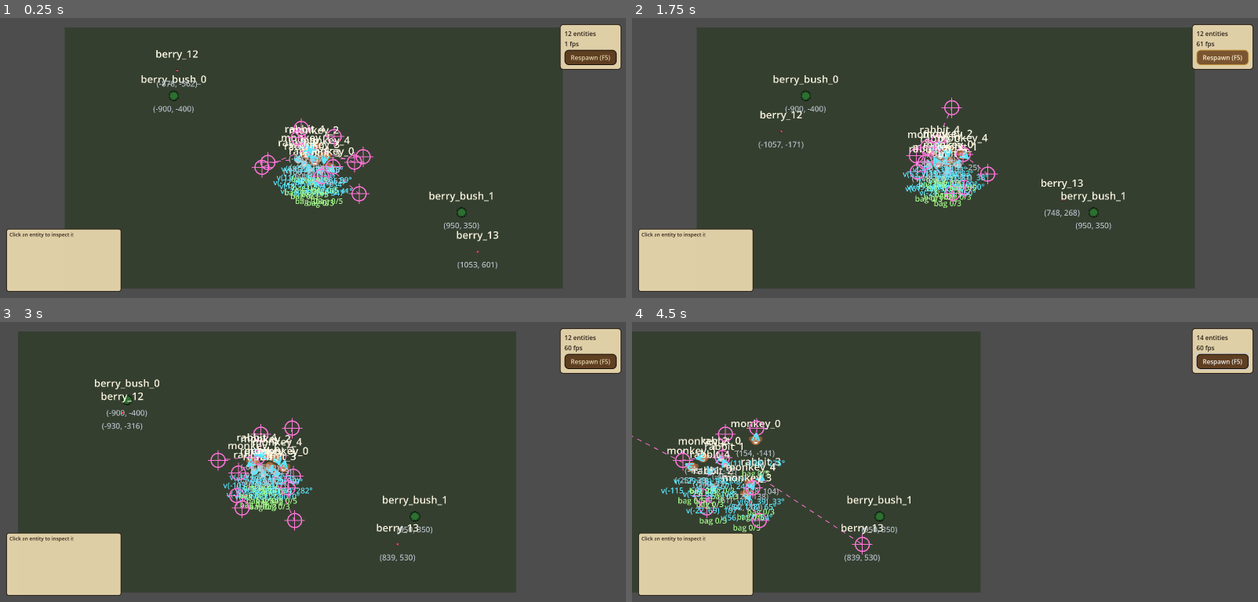
Above: before the commit, frames 1-4 (two rows, left to right).
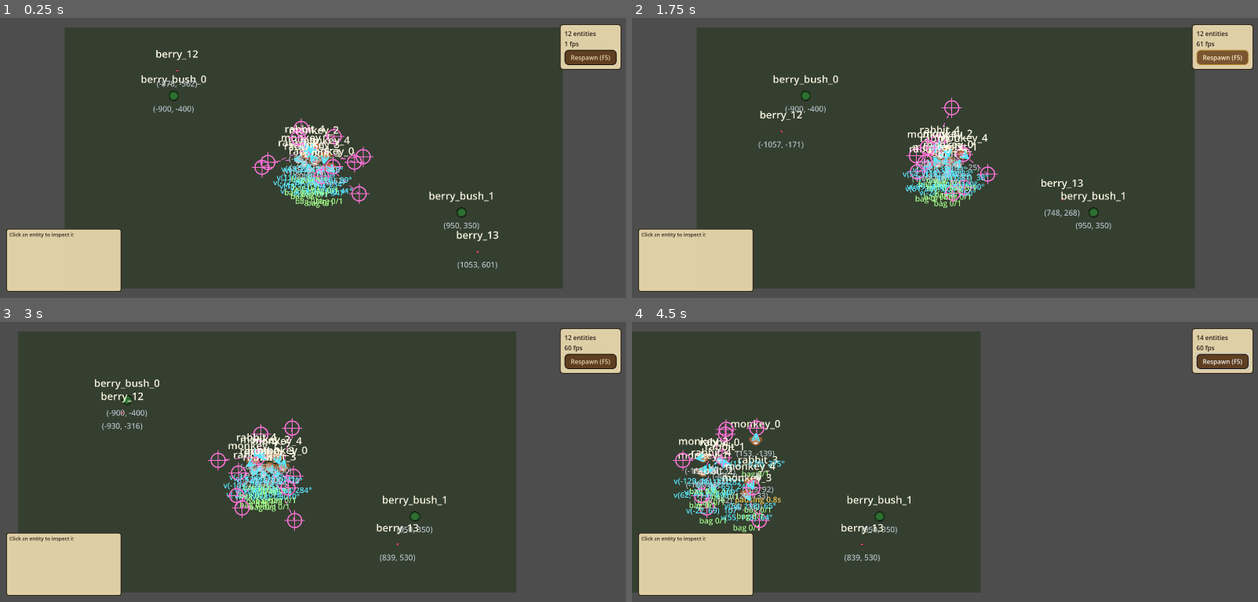
Above: after the commit, the same moments.

Repository: hafizosina/compilationpack
Game: Godot game, scene res://9. EcsSystem/main.tscn
Two runs of this game, one before a commit and one after it. Both use one fixed random seed, a clock stepped at 60 frames per second and the inputs below.
Inputs (mouse positions are in pixels of both pictures, inside the frame that each line leads up to):
- Up to frame 1 (0.25 s): no input
- Up to frame 2 (1.75 s): click "Respawn (F5)" at 0.5 s; click "Respawn (F5)" at 1.25 s
- Up to frame 3 (3 s): click "Respawn (F5)" at 2 s; tap Enter at 2.75 s; move the mouse to (450, 448) at 2.77 s; hold Right (ui_right) from 2.78 s (still down); hold Shift (sprint) from 2.78 s (still down); click (450, 448) at 2.92 s
- Up to frame 4 (4.5 s): release Right (ui_right) at 3.5 s; release Shift (sprint) at 3.5 s; drag from (819, 476) to (644, 400) at 3.52 s; move the mouse to (1007, 400) at 4.27 s; hold Right (ui_right) from 4.28 s (still down); hold Shift (sprint) from 4.28 s (still down)

The runs differ from the first frame. In frame 1, less than 0.1% of the frame differs, in the area x 49-55%, y 56-68%; in frame 2, 0.4%; in frame 3, 1.4%; in frame 4, 2.6%, in the area x 0-39%, y 34-84%.

Commit message:
feat(ecs): sensing and reach as physics areas, not distance arithmetic
EcsSensorComponent (what it can see) and EcsActionComponent (what it can
touch) each declare an area under the entity's container, and EcsSensorSystem
writes what they overlap into sensor.perceived / action.reached. EcsForageSystem
only chases a berry it perceives and EcsPickupSystem only takes one its action
area touches; both read ids off components and never touch a node.

Layer policy is declared on the component — NODE_LAYER beside NODE_KIND for
what others can detect of it, NODE_MASK for what it looks for — and the manager
derives monitoring/monitorable from those. Only EcsShapeComponent claims a
layer, so sensors are never reported to each other, and a new area kind is a
component with three constants and no edit to EcsEntityManager.

The overlap list is a cull, not a verdict: it is one tick stale, so pickup
confirms reach against the components before acting.

Co-Authored-By: Claude Opus 5 <noreply@anthropic.com>
Claude-Session: https://claude.ai/code/session_018srcESHPRjmyahnuik9gF1

Diff:
--- /dev/null
+++ b/9. EcsSystem/components/ecs_action_component.gd
@@ -0,0 +1,35 @@
+class_name EcsActionComponent
+extends EcsComponent
+
+## Arm's length — how close a thing must be before the entity can act on it,
+## and what is currently in reach.
+##
+## Deliberately a second, smaller area rather than a number compared against the
+## sensor's list. Reach is a different question from sight and answering it with
+## the same broadphase keeps both answers in the same units: "is it touching me"
+## is a real overlap of two real circles, not a distance threshold that has to
+## be kept in step with the radii by hand.
+##
+## Make it larger than the entity's own EcsShapeComponent radius. If it is
+## smaller, an entity can be blocked by the very thing it is trying to reach —
+## the bodies touch and stop it before its reach ever does.
+
+## Declares that an entity carrying this component needs an action area.
+## EcsEntityManager builds it bare at spawn; EcsSensorSystem writes the radius
+## into it each tick, because a radius is a value and values are updates.
+const NODE_KIND: StringName = EcsConst.NODE_ACTION
+## Invisible to everything, like the sensor: reach is something you have, not
+## something others can detect about you.
+const NODE_LAYER: int = EcsConst.LAYER_NONE
+## It looks for bodies, and only bodies.
+const NODE_MASK: int = EcsConst.LAYER_BODY
+
+## Reach radius in pixels, from the entity's position.
+@export var radius: float = 34.0
+
+## Entity ids whose *body* overlaps that reach as of the last tick, written by
+## EcsSensorSystem and by nothing else. Never contains the entity itself.
+var reached: Array[int] = []
+
+func key() -> StringName:
+	return &"action"
--- /dev/null
+++ b/9. EcsSystem/components/ecs_sensor_component.gd
@@ -0,0 +1,42 @@
+class_name EcsSensorComponent
+extends EcsComponent
+
+## How far the entity can see, and what it currently sees.
+##
+## `radius` is authored and `perceived` is runtime state, the same shape as
+## EcsSpawnerComponent's `interval` / `cooldown`. The plan's step 5 described a
+## separate `Perceived{ids}` component; folding it in here halves the component
+## count for one capability and matches how every other stateful component in
+## the module is already written. Split them if a second system ever needs to
+## write the list.
+##
+## Perception is **not** a distance loop. The declared area below is handed to
+## Godot's broadphase, which buckets the world spatially in C++ and reports back
+## only the handful actually overlapping. A prey therefore perceives in
+## O(neighbours) and never walks the world — which is the whole reason this is
+## an area and not the `for every entity, measure` the forage system used to do.
+
+## Declares that an entity carrying this component needs an sensor area.
+## EcsEntityManager builds it bare at spawn; EcsSensorSystem writes the radius
+## into it each tick, because a radius is a value and values are updates.
+const NODE_KIND: StringName = EcsConst.NODE_SENSOR
+## Carries no layer, so nothing ever detects a sensor — not even another
+## sensor. That is what keeps perception O(neighbours): a sensor is reported the
+## handful of bodies it covers, never the other 499 sensors.
+const NODE_LAYER: int = EcsConst.LAYER_NONE
+## It looks for bodies, and only bodies.
+const NODE_MASK: int = EcsConst.LAYER_BODY
+
+## Sight radius in pixels, from the entity's position.
+@export var radius: float = 260.0
+
+## Entity ids inside that radius as of the last tick, written by EcsSensorSystem
+## and by nothing else. Never contains the entity itself.
+##
+## One tick stale by construction: the physics server resolves overlaps on its
+## own schedule, so this is what was true at the end of the previous step. At
+## walking speed that is a couple of pixels of lag and no behaviour notices.
+var perceived: Array[int] = []
+
+func key() -> StringName:
+	return &"sensor"
--- a/9. EcsSystem/defs/blueprints/monkey.tres
+++ b/9. EcsSystem/defs/blueprints/monkey.tres
@@ -2,11 +2,13 @@
 
 [ext_resource type="Script" uid="uid://cc5jtxa1fcpu8" path="res://9. EcsSystem/ecs/ecs_component.gd" id="base"]
 [ext_resource type="Script" uid="uid://2viguy8kg1qx" path="res://9. EcsSystem/defs/ecs_entity_def.gd" id="def"]
+[ext_resource type="Script" uid="uid://dyejv2wq5luep" path="res://9. EcsSystem/components/ecs_action_component.gd" id="s_action"]
+[ext_resource type="Script" uid="uid://k3ktug7ek8s8" path="res://9. EcsSystem/components/ecs_inventory_component.gd" id="s_bag"]
+[ext_resource type="Script" uid="uid://d4puc66j4jby" path="res://9. EcsSystem/components/ecs_low_brain_component.gd" id="s_brain"]
 [ext_resource type="Script" uid="uid://c62j1k5pdptjl" path="res://9. EcsSystem/components/ecs_movement_component.gd" id="s_movement"]
+[ext_resource type="Script" uid="uid://dlx8sqm54mp4u" path="res://9. EcsSystem/components/ecs_sensor_component.gd" id="s_sensor"]
 [ext_resource type="Script" uid="uid://dyef4lkp0cmoq" path="res://9. EcsSystem/components/ecs_shape_component.gd" id="s_shape"]
 [ext_resource type="Script" uid="uid://crlgsdgqgc3wp" path="res://9. EcsSystem/components/ecs_sprite_component.gd" id="s_sprite"]
-[ext_resource type="Script" uid="uid://d4puc66j4jby" path="res://9. EcsSystem/components/ecs_low_brain_component.gd" id="s_brain"]
-[ext_resource type="Script" uid="uid://k3ktug7ek8s8" path="res://9. EcsSystem/components/ecs_inventory_component.gd" id="s_bag"]
 [ext_resource type="Texture2D" uid="uid://dbllxupj5653t" path="res://Global/Asset/Animal/monkey.png" id="tex_monkey"]
 
 [sub_resource type="Resource" id="c_shape"]
@@ -29,10 +31,17 @@
 
 [sub_resource type="Resource" id="c_bag"]
 script = ExtResource("s_bag")
-capacity = 5
+
+[sub_resource type="Resource" id="c_sensor"]
+script = ExtResource("s_sensor")
+radius = 420.0
+
+[sub_resource type="Resource" id="c_action"]
+script = ExtResource("s_action")
+radius = 50.0
 
 [resource]
 script = ExtResource("def")
 id = &"monkey"
 display_name = "Monkey"
-components = Array[ExtResource("base")]([SubResource("c_shape"), SubResource("c_sprite"), SubResource("c_movement"), SubResource("c_brain"), SubResource("c_bag")])
+components = Array[ExtResource("base")]([SubResource("c_shape"), SubResource("c_sprite"), SubResource("c_movement"), SubResource("c_brain"), SubResource("c_bag"), SubResource("c_sensor"), SubResource("c_action")])
--- a/9. EcsSystem/defs/blueprints/rabbit.tres
+++ b/9. EcsSystem/defs/blueprints/rabbit.tres
@@ -2,11 +2,13 @@
 
 [ext_resource type="Script" uid="uid://cc5jtxa1fcpu8" path="res://9. EcsSystem/ecs/ecs_component.gd" id="base"]
 [ext_resource type="Script" uid="uid://2viguy8kg1qx" path="res://9. EcsSystem/defs/ecs_entity_def.gd" id="def"]
+[ext_resource type="Script" uid="uid://dyejv2wq5luep" path="res://9. EcsSystem/components/ecs_action_component.gd" id="s_action"]
+[ext_resource type="Script" uid="uid://k3ktug7ek8s8" path="res://9. EcsSystem/components/ecs_inventory_component.gd" id="s_bag"]
+[ext_resource type="Script" uid="uid://d4puc66j4jby" path="res://9. EcsSystem/components/ecs_low_brain_component.gd" id="s_brain"]
 [ext_resource type="Script" uid="uid://c62j1k5pdptjl" path="res://9. EcsSystem/components/ecs_movement_component.gd" id="s_movement"]
+[ext_resource type="Script" uid="uid://dlx8sqm54mp4u" path="res://9. EcsSystem/components/ecs_sensor_component.gd" id="s_sensor"]
 [ext_resource type="Script" uid="uid://dyef4lkp0cmoq" path="res://9. EcsSystem/components/ecs_shape_component.gd" id="s_shape"]
 [ext_resource type="Script" uid="uid://crlgsdgqgc3wp" path="res://9. EcsSystem/components/ecs_sprite_component.gd" id="s_sprite"]
-[ext_resource type="Script" uid="uid://d4puc66j4jby" path="res://9. EcsSystem/components/ecs_low_brain_component.gd" id="s_brain"]
-[ext_resource type="Script" uid="uid://k3ktug7ek8s8" path="res://9. EcsSystem/components/ecs_inventory_component.gd" id="s_bag"]
 [ext_resource type="Texture2D" uid="uid://dnk7drhg2i8xh" path="res://Global/Asset/Animal/rabbit.png" id="tex_rabbit"]
 
 [sub_resource type="Resource" id="c_shape"]
@@ -31,10 +33,16 @@
 
 [sub_resource type="Resource" id="c_bag"]
 script = ExtResource("s_bag")
-capacity = 3
+
+[sub_resource type="Resource" id="c_sensor"]
+script = ExtResource("s_sensor")
+radius = 280.0
+
+[sub_resource type="Resource" id="c_action"]
+script = ExtResource("s_action")
 
 [resource]
 script = ExtResource("def")
 id = &"rabbit"
 display_name = "Rabbit"
-components = Array[ExtResource("base")]([SubResource("c_shape"), SubResource("c_sprite"), SubResource("c_movement"), SubResource("c_brain"), SubResource("c_bag")])
+components = Array[ExtResource("base")]([SubResource("c_shape"), SubResource("c_sprite"), SubResource("c_movement"), SubResource("c_brain"), SubResource("c_bag"), SubResource("c_sensor"), SubResource("c_action")])
--- a/9. EcsSystem/main.gd
+++ b/9. EcsSystem/main.gd
@@ -146,6 +146,7 @@
 	_scheduler \
 		.add(EcsLifecycleSystem.new(_manager, catalog)) \
 		.add(EcsSpawnerSystem.new()) \
+		.add(EcsSensorSystem.new(_manager)) \
 		.add(EcsForageSystem.new()) \
 		.add(EcsLowBrainSystem.new()) \
 		.add(EcsMovementSystem.new()) \
--- a/9. EcsSystem/systems/ecs_forage_system.gd
+++ b/9. EcsSystem/systems/ecs_forage_system.gd
@@ -10,23 +10,28 @@
 ## refusal, and anything it declines falls through to aimless wandering. No
 ## state machine, no priority field, no brain arbitrating between the two.
 ##
+## **It only chases what the entity can see.** The candidates are the ids in its
+## own EcsSensorComponent.perceived — what its sensor area overlapped last tick
+## — so a berry across the map does not exist as far as this system is
+## concerned. Carrying a sensor is the whole of "this entity can find food": an
+## entity without one never forages and needs no flag saying so.
+##
+## That also retired the O(foragers x berries) scan this used to do. The
+## broadphase culls to a handful of neighbours in C++ and the ranking below
+## sorts those few, so the loop no longer grows with the size of the world.
+##
 ## An entity whose inventory is full is simply skipped, so it goes back to
 ## wandering on its own.
 ##
 ## It writes the same `destination` field the low brain writes, so everything
-## downstream — movement, collision, render — is unaware that foraging exists.
+## downstream — movement, collision, node_sync — is unaware that foraging exists.
 
 func label() -> StringName:
 	return &"forage"
 
 func run(world: EcsWorld, _delta: float) -> void:
-	# Loose berries only: a carried one has no EcsPositionComponent, so it drops
-	# out of this query with nothing asked to hide it.
-	var loose := world.query([EcsPositionComponent, EcsPickableComponent])
-	if loose.is_empty():
-		return
-
-	for id in world.query([EcsPositionComponent, EcsMovementComponent, EcsInventoryComponent]):
+	for id in world.query([EcsPositionComponent, EcsMovementComponent,
+			EcsInventoryComponent, EcsSensorComponent]):
 		var move := world.get_component(id, EcsMovementComponent) as EcsMovementComponent
 		if move.has_destination:
 			continue
@@ -34,17 +39,25 @@
 		if bag.items.size() >= bag.capacity:
 			continue
 
+		var sensor := world.get_component(id, EcsSensorComponent) as EcsSensorComponent
+		if sensor.perceived.is_empty():
+			continue
+
 		var here := (world.get_component(id, EcsPositionComponent) as EcsPositionComponent).position
-		# Nearest wins. O(foragers x berries) — 10 x 24 here. A search radius or
-		# a spatial index goes in this loop and nowhere else.
+		# Nearest of what it can see wins. The list is already culled to
+		# neighbours by the broadphase, so this ranks three or four things.
 		var best := EcsWorld.NO_ENTITY
 		var best_distance := INF
-		for berry in loose:
-			var there := (world.get_component(berry, EcsPositionComponent) as EcsPositionComponent).position
+		for seen in sensor.perceived:
+			# A berry someone else took this tick has lost its position and is
+			# no longer anywhere to walk to.
+			if not world.has(seen, EcsPickableComponent) or not world.has(seen, EcsPositionComponent):
+				continue
+			var there := (world.get_component(seen, EcsPositionComponent) as EcsPositionComponent).position
 			var distance := here.distance_squared_to(there)
 			if distance < best_distance:
 				best_distance = distance
-				best = berry
+				best = seen
 		if best == EcsWorld.NO_ENTITY:
 			continue
 
--- a/9. EcsSystem/systems/ecs_pickup_system.gd
+++ b/9. EcsSystem/systems/ecs_pickup_system.gd
@@ -8,39 +8,62 @@
 ## there, and this never learns why anyone came.
 ##
 ## Picking up is **removing `EcsPositionComponent`**. That one line is the whole
-## of leaving the world: the render system's query stops matching so the view is
-## freed, the forage query stops matching so nobody walks toward it, and the
-## spawner stops counting it against its litter cap. Nothing was told to hide
-## anything, and there is no `is_carried` flag to keep in step.
+## of leaving the world: EcsNodeSyncSystem's query stops matching so the sprite
+## stops being drawn, the forage query stops matching so nobody walks toward it,
+## and the spawner stops counting it against its litter cap. Nothing was told to
+## hide anything, and there is no `is_carried` flag to keep in step.
 ##
-## Reach is the picker's own body radius — you take what you are standing on.
-## An entity with no EcsShapeComponent has no reach and cannot pick anything up.
+## The node itself survives. EcsEntityManager frees nodes only when an entity
+## dies, and a berry in a bag is not dead — it is alive and not anywhere. Those
+## used to be the same event, because the old render system freed the view the
+## tick its query stopped matching. Separating them is what lets the berry be
+## put back down again.
+##
+## **Reach is a real overlap**, not a distance: the ids in the picker's own
+## EcsActionComponent.reached are the ones whose body is touching its action
+## area as of last tick. An entity with no EcsActionComponent has no reach and
+## cannot pick anything up, with no flag saying so.
+##
+## Make the action radius larger than the entity's own body radius, or it can be
+## blocked by the very thing it is reaching for — the two bodies touch and soft
+## collision stops it before its reach ever arrives.
+##
+## **The overlap list culls; the arithmetic below decides.** `reached` is what
+## the physics server saw at the end of the last step, so it can name something
+## that has since moved — a berry taken and dropped somewhere else is the case
+## that caught this — and acting on the list alone would take an item 400 px
+## away. So the list narrows the world to a handful of neighbours in C++, and
+## one distance check per neighbour confirms it against the components, which
+## are the only truth. That is the division of labour the areas were adopted
+## for: the cull is what must not be O(n), not the confirmation of three items.
 
 func label() -> StringName:
 	return &"pickup"
 
 func run(world: EcsWorld, _delta: float) -> void:
-	var loose := world.query([EcsPositionComponent, EcsPickableComponent])
-	if loose.is_empty():
-		return
-
-	for id in world.query([EcsPositionComponent, EcsInventoryComponent, EcsShapeComponent]):
+	for id in world.query([EcsPositionComponent, EcsInventoryComponent, EcsActionComponent]):
 		var bag := world.get_component(id, EcsInventoryComponent) as EcsInventoryComponent
 		if bag.items.size() >= bag.capacity:
 			continue
+		var action := world.get_component(id, EcsActionComponent) as EcsActionComponent
+
 		var here := (world.get_component(id, EcsPositionComponent) as EcsPositionComponent).position
-		var reach := (world.get_component(id, EcsShapeComponent) as EcsShapeComponent).radius
 
-		for berry in loose:
-			# `loose` is a snapshot, so something earlier in this same loop may
-			# already have taken this one.
-			if not world.has(berry, EcsPositionComponent):
+		for touched in action.reached:
+			if not world.has(touched, EcsPickableComponent):
 				continue
-			var there := (world.get_component(berry, EcsPositionComponent) as EcsPositionComponent).position
-			if here.distance_to(there) > reach:
+			# Something earlier in this same loop may already have taken it.
+			if not world.has(touched, EcsPositionComponent):
+				continue
+			var there := (world.get_component(touched, EcsPositionComponent) as EcsPositionComponent).position
+			var body := world.get_component(touched, EcsShapeComponent) as EcsShapeComponent
+			# Touching means the two circles meet: reach plus the item's own
+			# body. Something with no body is a point.
+			var touching := action.radius + (body.radius if body != null else 0.0)
+			if here.distance_to(there) > touching:
 				continue
 
-			bag.items.append(berry)
-			world.remove(berry, EcsPositionComponent)
+			bag.items.append(touched)
+			world.remove(touched, EcsPositionComponent)
 			if bag.items.size() >= bag.capacity:
 				break
--- /dev/null
+++ b/9. EcsSystem/systems/ecs_sensor_system.gd
@@ -0,0 +1,100 @@
+class_name EcsSensorSystem
+extends EcsSystem
+
+## Turns physics overlaps into component data — sight into
+## `EcsSensorComponent.perceived`, reach into `EcsActionComponent.reached` —
+## and it is the only system besides EcsCollisionSystem that reads anything
+## back off a node.
+##
+## Keeping it to one system is the point. EcsForageSystem asks what an entity
+## can see and EcsPickupSystem asks what it can touch, and neither of them ever
+## looks at a node: they read a list of ids off a component like every other
+## system reads its inputs. The exception to "nothing reads back off a node"
+## therefore stays two files wide, and both of them say so in their header.
+##
+## ## Why areas and not a distance loop
+##
+## EcsForageSystem used to measure to every berry in the world, every tick, for
+## every forager — O(foragers x berries) of interpreted GDScript. Godot's
+## broadphase buckets the world spatially in C++ and hands back only what
+## actually overlaps, so a forager now considers a handful of neighbours no
+## matter how many entities exist. Ranking those few — nearest berry — is a sort
+## over three or four items and costs nothing.
+##
+## Only bodies carry a physics layer (EcsConst.LAYER_BODY). Sensors and action
+## areas carry none, so they are never reported to each other; without that the
+## n² does not disappear, it just moves somewhere you cannot see it.
+##
+## ## The one tick
+##
+## `get_overlapping_areas()` reports what the server saw at the end of the last
+## step, so both lists are one tick stale, and an entity spawned this tick is in
+## nobody's list until the next. Neither matters at walking speed — but a
+## headless test must advance a physics frame before reading either list, or it
+## will read empty and blame the areas.
+
+var _manager: EcsEntityManager
+
+# Resolved once per entity, then reused. Looking a node up through the manager
+# and walking to its CollisionShape2D by path is cheap once and ruinous sixty
+# times a second: at 4000 entities that was 8000 dictionary lookups and 8000
+# NodePath resolutions per tick, and it measured as a third of this system.
+#
+# Entries for killed entities are never read again — an id is never reused, so
+# it can never come back and match a stale node — but they are also never
+# removed. Nothing in the module kills anything yet; if something does, and
+# churn is high, prune here.
+var _sensor_area: Dictionary = {}    # entity id -> Area2D
+var _sensor_circle: Dictionary = {}  # entity id -> CircleShape2D
+var _action_area: Dictionary = {}
+var _action_circle: Dictionary = {}
+
+func _init(manager: EcsEntityManager) -> void:
+	_manager = manager
+
+func label() -> StringName:
+	return &"sensor"
+
+func run(world: EcsWorld, _delta: float) -> void:
+	if _manager == null:
+		return
+	for id in world.query([EcsPositionComponent, EcsSensorComponent]):
+		var sensor := world.get_component(id, EcsSensorComponent) as EcsSensorComponent
+		_scan(id, EcsConst.NODE_SENSOR, sensor.radius, sensor.perceived,
+			_sensor_area, _sensor_circle)
+	for id in world.query([EcsPositionComponent, EcsActionComponent]):
+		var action := world.get_component(id, EcsActionComponent) as EcsActionComponent
+		_scan(id, EcsConst.NODE_ACTION, action.radius, action.reached,
+			_action_area, _action_circle)
+
+## Writes `radius` onto the area and fills `into` with the entity ids it
+## overlaps. Self is dropped: an entity's own body sits inside both of its own
+## areas, and every caller would otherwise have to remember to skip it.
+##
+## `into` is filled in place rather than replaced. The component keeps one array
+## for its lifetime instead of being handed a fresh one every tick, which at
+## 4000 entities is 8000 allocations a tick that the garbage collector then has
+## to walk. Callers read the list within the same tick, so there is nothing
+## holding the old contents.
+func _scan(id: int, kind: StringName, radius: float, into: Array[int],
+		areas: Dictionary, circles: Dictionary) -> void:
+	into.clear()
+
+	var area: Area2D = areas.get(id)
+	if area == null:
+		area = _manager.node_for(id, kind) as Area2D
+		if area == null:
+			return
+		areas[id] = area
+		circles[id] = (area.get_node(^"Collider") as CollisionShape2D).shape as CircleShape2D
+
+	var circle: CircleShape2D = circles[id]
+	if not is_equal_approx(circle.radius, radius):
+		circle.radius = radius
+
+	# Everything detectable in this module is a body, and every body is an
+	# EcsEntityArea, so the id is a field read rather than a metadata lookup.
+	# Self is dropped here: an entity's own body sits inside its own areas.
+	for other: EcsEntityArea in area.get_overlapping_areas():
+		if other.entity_id != id:
+			into.append(other.entity_id)
Not shown, added: 9. EcsSystem/components/ecs_action_component.gd.uid
Not shown, added: 9. EcsSystem/components/ecs_sensor_component.gd.uid
Not shown, added: 9. EcsSystem/systems/ecs_sensor_system.gd.uid
